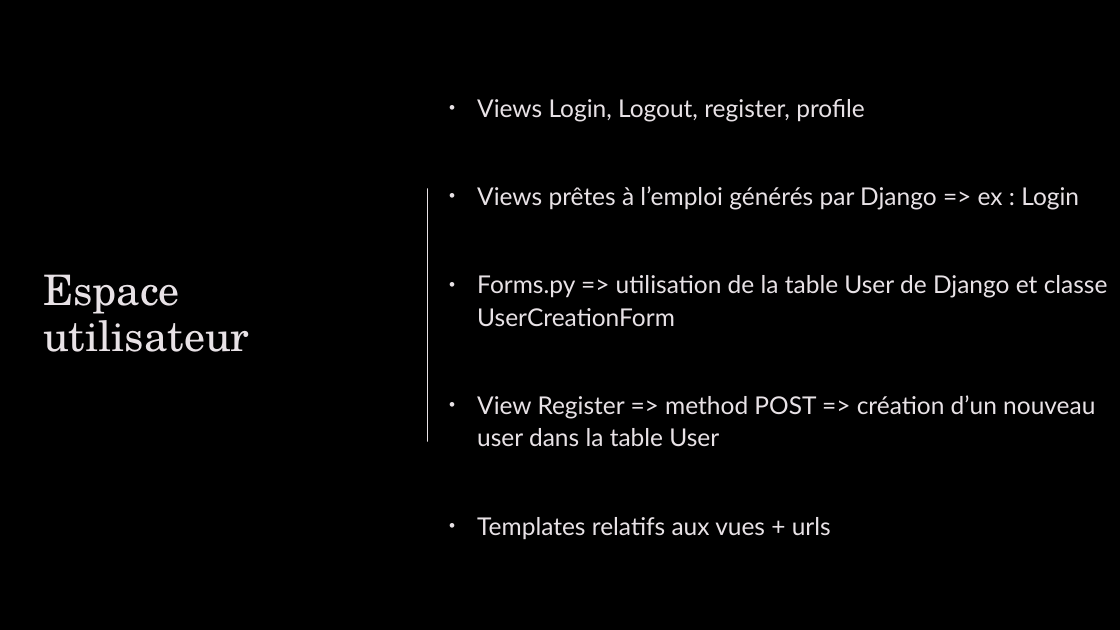
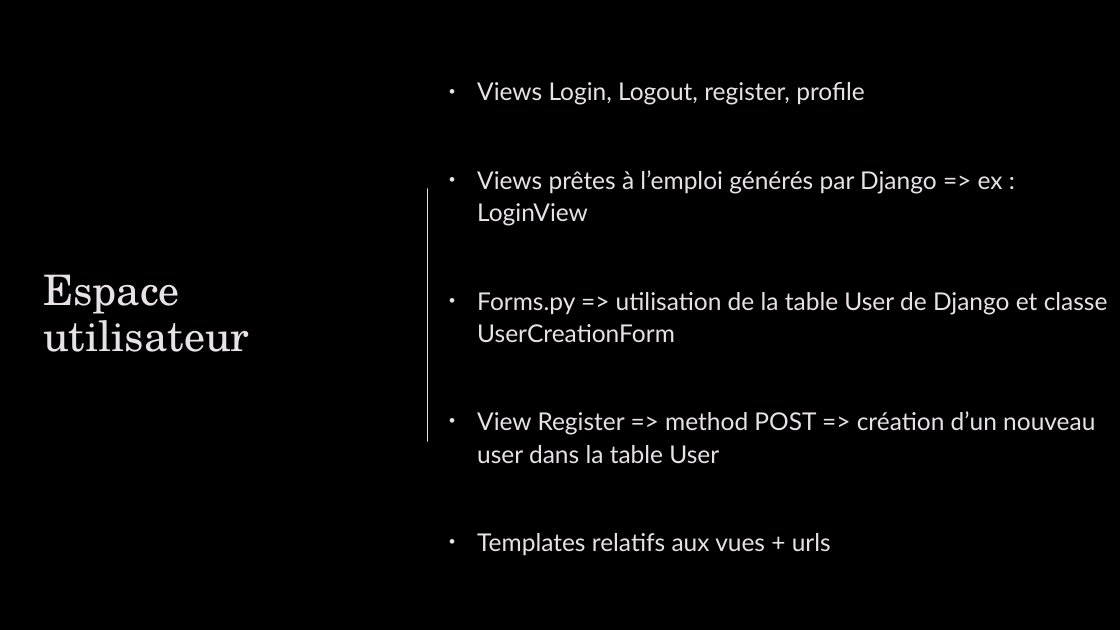
Before and after one commit to Tony380/Projet8, a slide deck: slide 13 of soutenance_P8.pptx. Drawn at 1120x630 pixels with LibreOffice and Linux fonts; fonts in the diff are those of the drawing; background and template pictures are left out. Boxes give left, top, right and bottom in pixels: in the first picture for what was removed or moved away, otherwise in the second. Text is boxed around its words. In the diff, an @@ line names an element or a change of style, - is before the commit and + after.

Commit message:
Documentation

```diff
--- a/soutenance_P8.pptx
+++ b/soutenance_P8.pptx
@@ text at (x1=477, y1=170, x2=1003, y2=226): text changed @@
-• Views prêtes à l’emploi générés par Django => ex : Login
+• Views prêtes à l’emploi générés par Django => ex : LoginView
```
